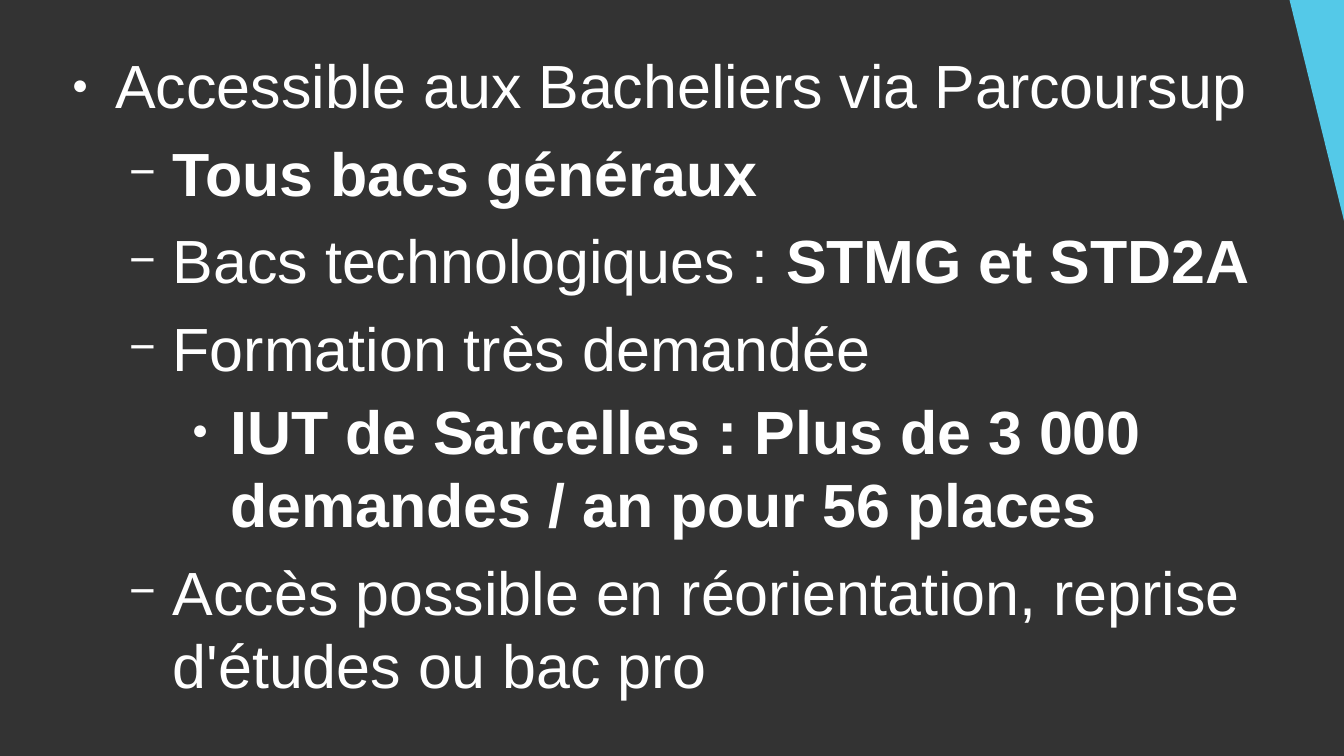
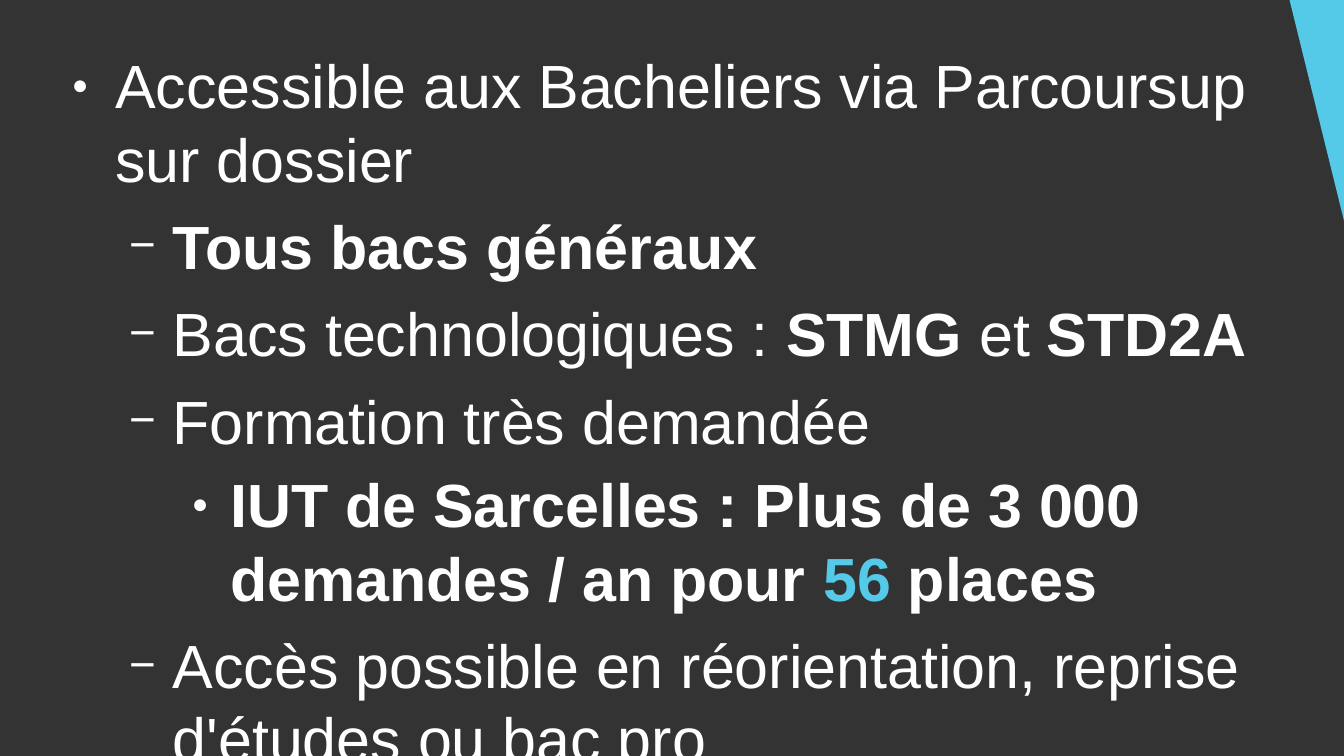
Before and after one commit to DanYellow/cours, a slide deck: slide 3 of presentation-formation-mmi/presentation.odp. Drawn at 1344x756 pixels with LibreOffice and Linux fonts; fonts in the diff are those of the drawing. Boxes give left, top, right and bottom in pixels: in the first picture for what was removed or moved away, otherwise in the second. Text is boxed around its words. In the diff, an @@ line names an element or a change of style, - is before the commit and + after.

```diff
--- a/presentation-formation-mmi/presentation.odp
+++ b/presentation-formation-mmi/presentation.odp
@@ text at (x1=115, y1=64, x2=1247, y2=183): text changed @@
-● Accessible aux Bacheliers via Parcoursup
+● Accessible aux Bacheliers via Parcoursup sur dossier
@@ text at (x1=173, y1=312, x2=1247, y2=612): bold off in "et"; text colour #FFFFFF to #54C9E8 in "56" @@
```
Also in this commit, not shown: 9 other slides changed, 8 other files.
